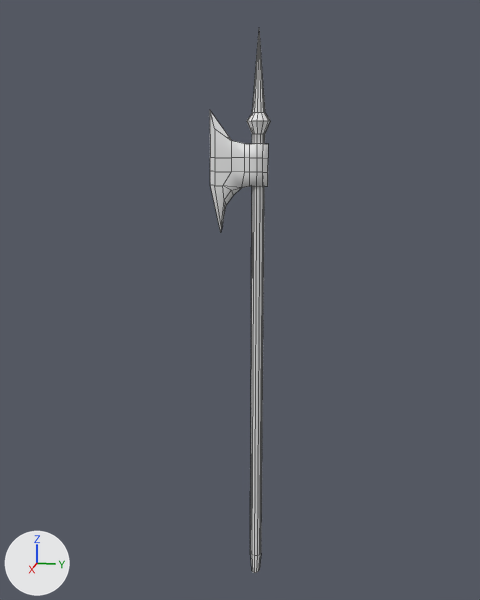
Before and after pictures for a commit that changed the FBX model Assets/Models/halberd.fbx.
Before and after are seen from a 50 mm lens placed at (9.74, 3.04, 4.94), pointed at (-0.09, 1.08, 2.48). Every picture has the same lights, and +X, +Y and +Z are marked at lower left. Mesh edges are drawn as thin lines.

The first picture shows 'halberd'.
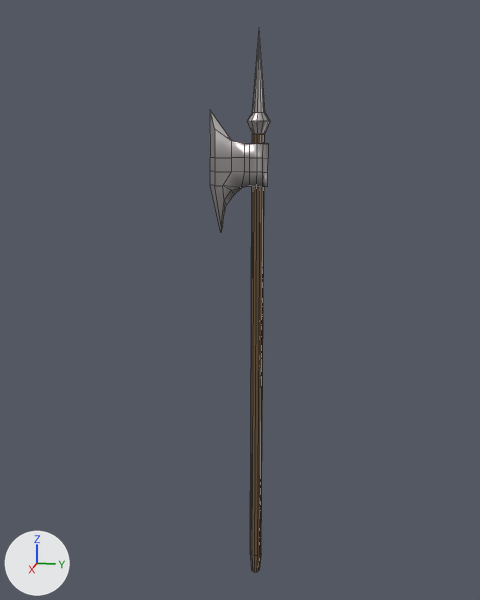
Patch to the scene script:
```diff
--- a/Assets/Models/halberd.fbx.py
+++ b/Assets/Models/halberd.fbx.py
@@ mat_metal @@
+mat_metal = principled_material('Metal')
+mat_metal.base_color = (0.476, 0.442, 0.442)  # grey #b7b1b1
+mat_metal.metallic = 1.0
+mat_metal.roughness = 0.437
@@ mat_drewnojasne @@
+mat_drewnojasne = principled_material('drewnoJasne')
+mat_drewnojasne.base_color = (0.155, 0.0937, 0.0495)  # brown #6e563f
+mat_drewnojasne.roughness = 1.0
@@ me_cube_003 @@
 me_cube_003.from_pydata(...)  # 123 vertices, 122 faces; spans x -0.14..0.14, y -0.72..0.17, z -4.37..4.22
 # used by ob_halberd; location = (0.0, 1.37, 2.19)
+# me_cube_003 part 1: all 97 faces centred in x -0.1..0.1, y -0.68..0.12, z 1.6..3.46 switch from mat_material_002 (white #e7e7e7) to mat_metal (grey #b7b1b1)
+# me_cube_003 part 2: all 25 faces centred in x -0.08..0.08, y -0.09..0.08, z -4.37..-0.63 switch from mat_material_002 (white #e7e7e7) to mat_drewnojasne (brown #6e563f)
```

Where the change shows, as pixel boxes [x1, y1, x2, y2] in the pictures (480 x 600 px):
part 1 of me_cube_003, recoloured
    both: [210, 33, 270, 233]
part 2 of me_cube_003, recoloured (grey to brown)
    both: [250, 134, 265, 573]
